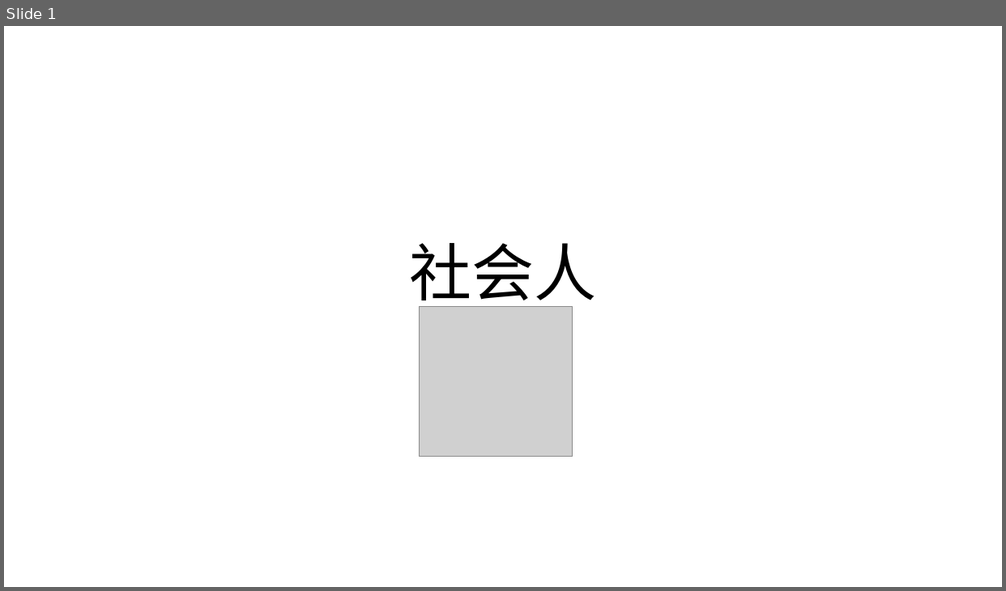
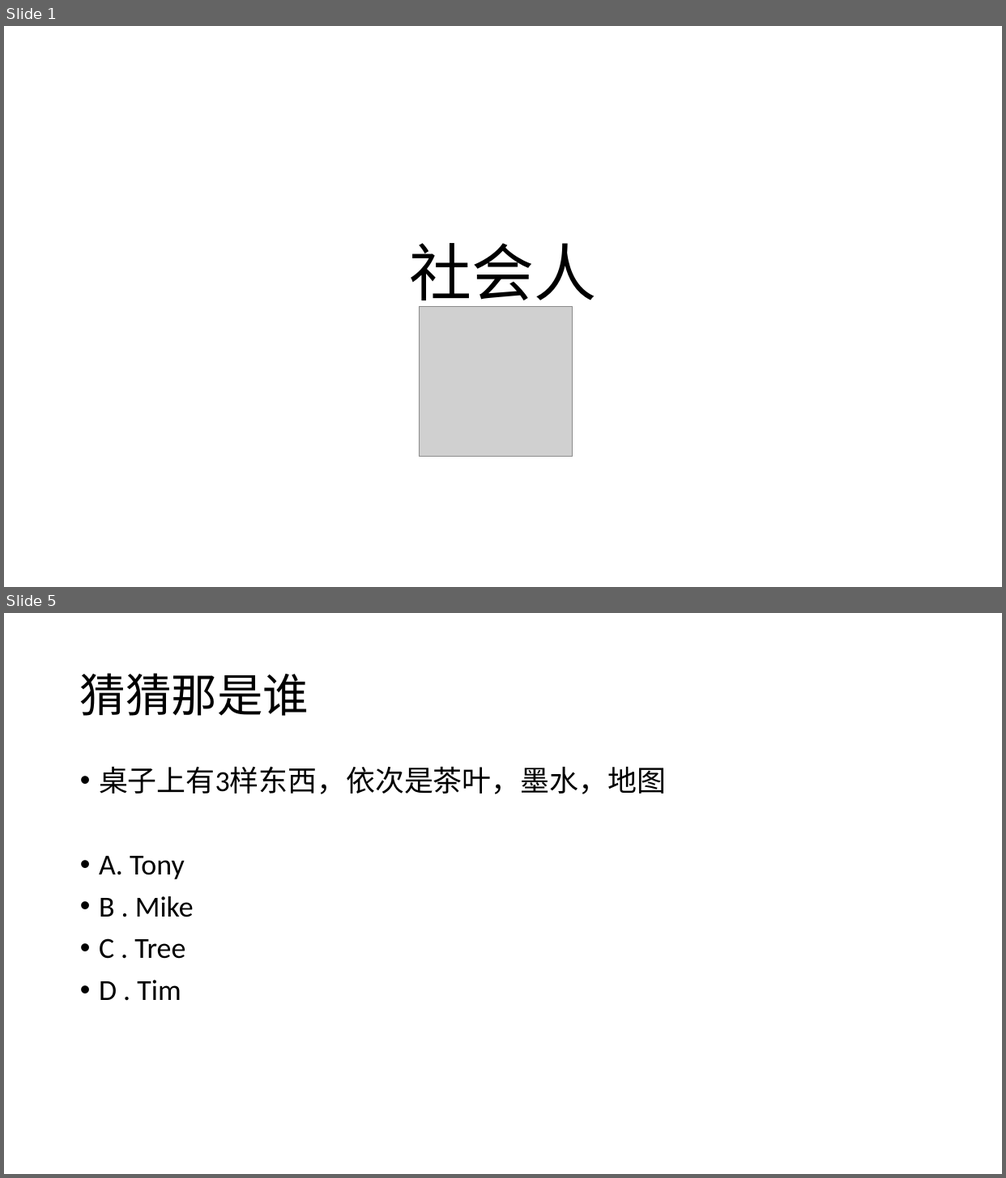
Before and after one commit to Yonahwang/God_with_me, a slide deck: 2018Q2/TGIF/TGIP_June6.pptx. Shown one above the other, each under a label of ours: slide 1 before the commit, slides 1 and 5 after it; the slides between them are not shown. The pictures are 1006x591 and 1006x1178 pixels, drawn with LibreOffice and Linux fonts; fonts in the diff are those of the drawing; grey boxes stand for pictures. Boxes give left, top, right and bottom in pixels: in the first picture for what was removed or moved away, otherwise in the second. Text is boxed around its words. In the diff, an @@ line names an element or a change of style, - is before the commit and + after.

```diff
--- a/2018Q2/TGIF/TGIP_June6.pptx
+++ b/2018Q2/TGIF/TGIP_June6.pptx
@@ slide 5 added at <box>4,613,1002,1174</box>, background #FFFFFF @@
@@ title added at <box>80,673,309,716</box>, 44 pt, text #000000 @@
+猜猜那是谁
@@ text added at <box>99,766,666,1000</box>, 28 pt, text #000000 @@
+• 桌子上有3样东西，依次是茶叶，墨水，地图
+• A. Tony
+• B . Mike
+• C . Tree
+• D . Tim
```
Also in this commit, not shown: 10 other slides added, 1 slide removed, 9 other files.
